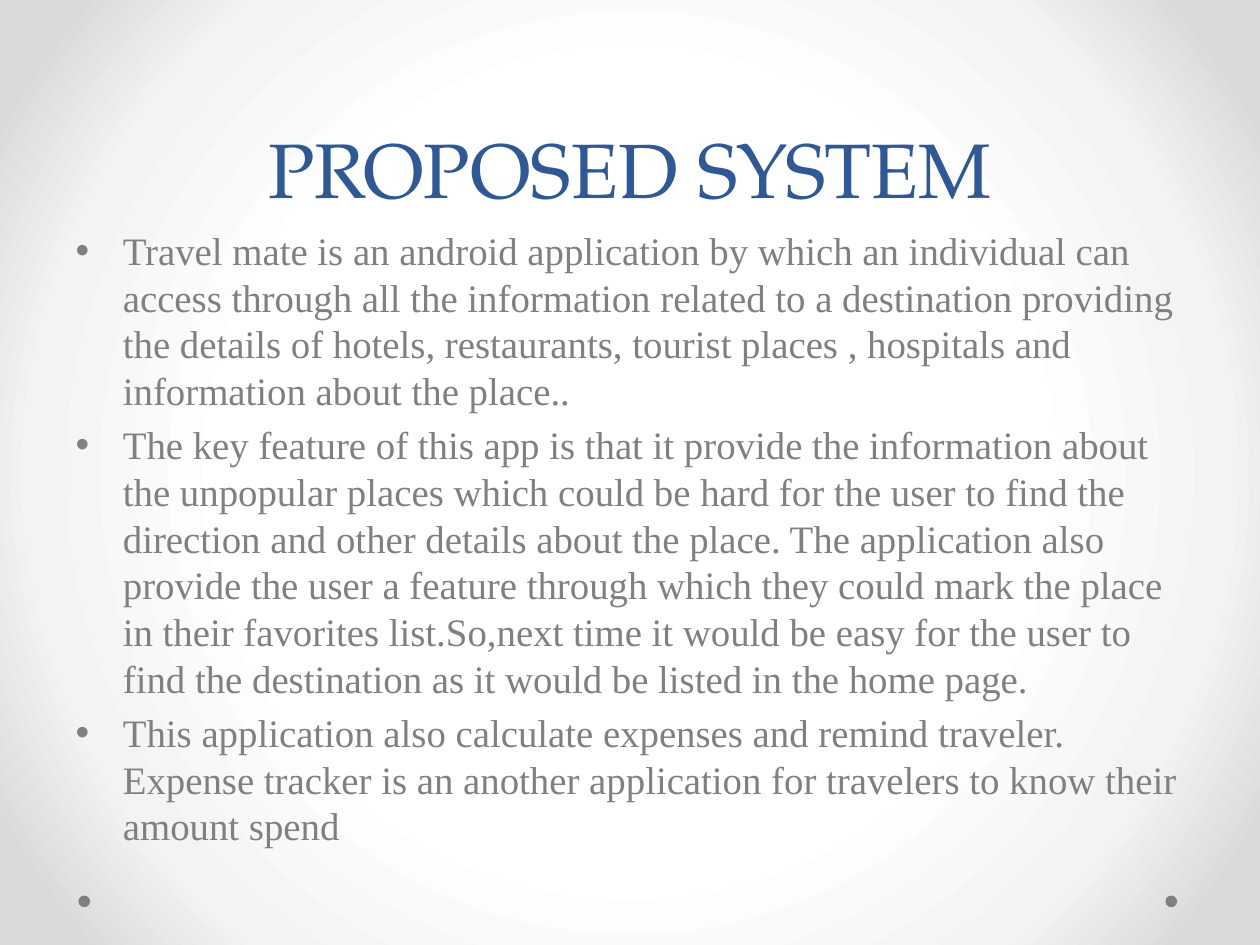
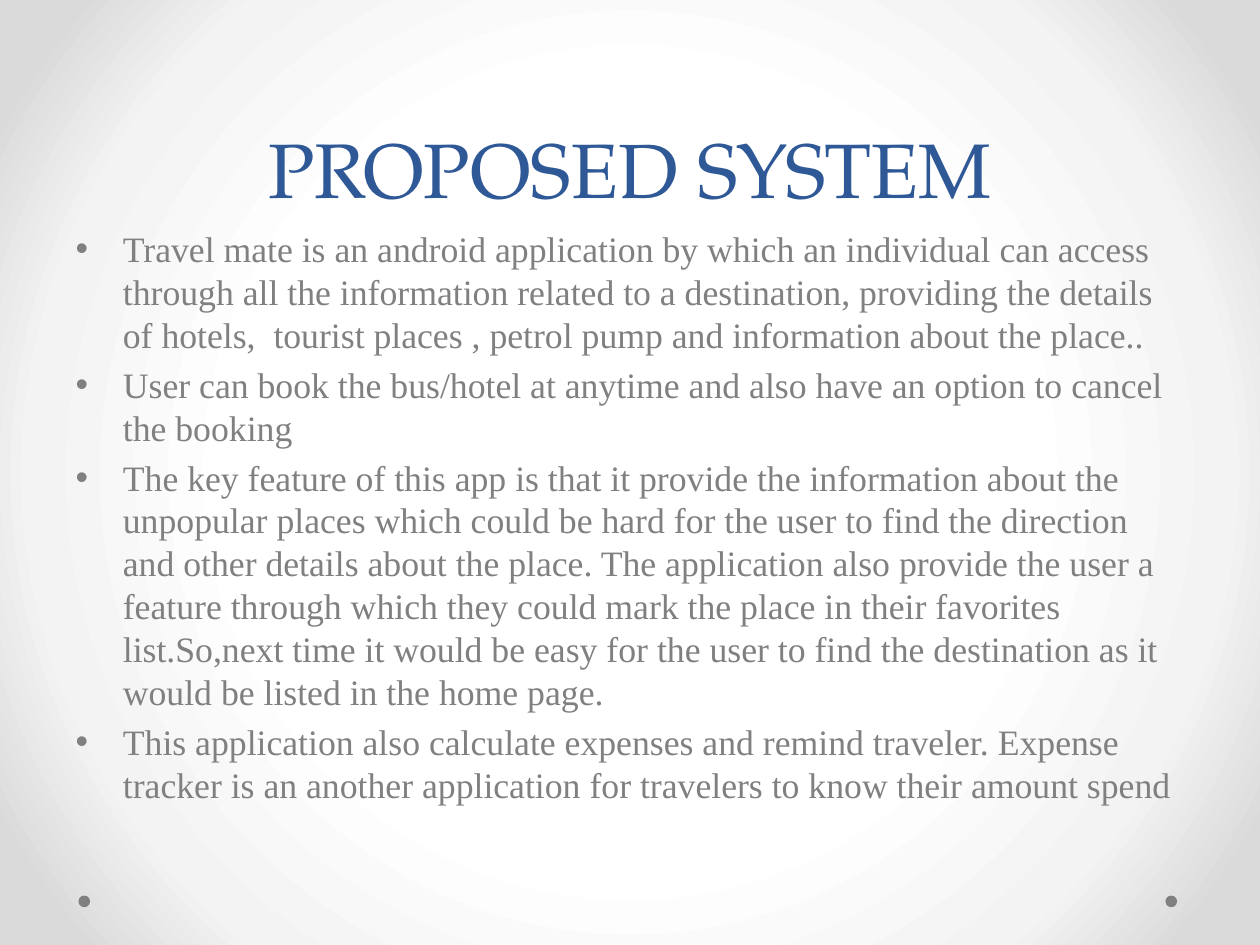
Before and after one commit to Devikapnair/main-project, a slide deck: slide 6 of TRAVEL MATE.pptx. Drawn at 1260x945 pixels with LibreOffice and Linux fonts; fonts in the diff are those of the drawing. Boxes give left, top, right and bottom in pixels: in the first picture for what was removed or moved away, otherwise in the second. Text is boxed around its words. In the diff, an @@ line names an element or a change of style, - is before the commit and + after.

```diff
--- a/TRAVEL MATE.pptx
+++ b/TRAVEL MATE.pptx
@@ text at (123,237,1162,448): text changed; size 22.2 to 20.4 pt @@
-• Travel mate is an android application by which an individual can access through all the information related to a destination providing the details of hotels, restaurants, tourist places , hospitals and information about the place..
+• Travel mate is an android application by which an individual can access through all the information related to a destination, providing the details of hotels, tourist places , petrol pump and information about the place..
+• User can book the bus/hotel at anytime and also have an option to cancel the booking
@@ text at (123,466,1170,805): size 22.2 to 20.4 pt in "The key feature of this app is ...", "This application also calculate expenses and remind ..." @@
```
Also in this commit, not shown: 2 other slides changed, 6 slides added.
